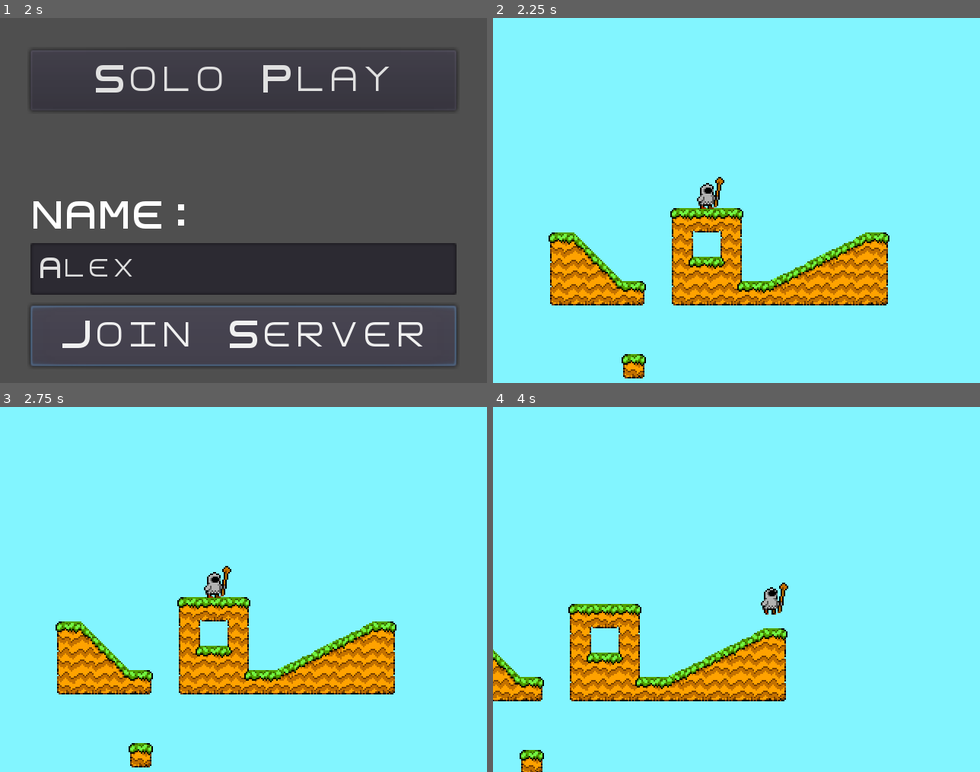
Above: before the commit, frames 1-4 (two rows, left to right).
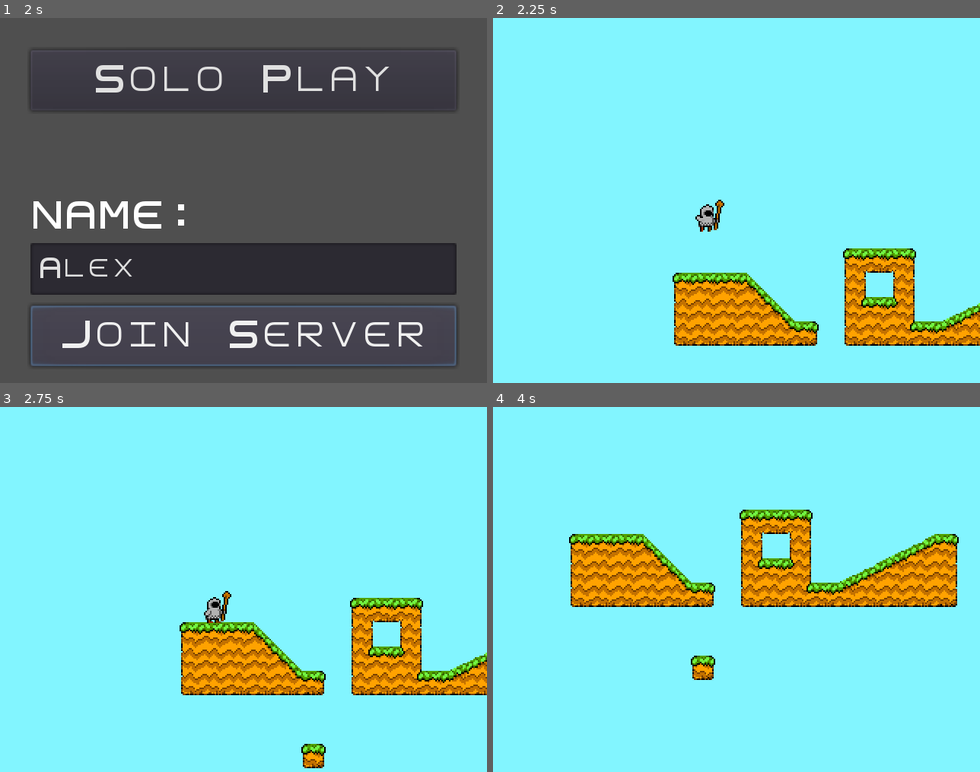
Above: after the commit, the same moments.

Repository: bitspittle/godot-elementalist
Game: Godot game, scene res://EntryPoint.tscn
The game is run twice, just before and just after one commit, with the same random seed, the same clock (stepped at 60 frames per second) and the same inputs.
Inputs (mouse positions are in pixels of both pictures, inside the frame that each line leads up to):
- Up to frame 1 (2 s): click (243, 269) at 0.52 s; type "Alex" at 0.6 s; click "Join Server" at 1.25 s
- Up to frame 2 (2.25 s): click "Solo Play" at 2 s
- Up to frame 3 (2.75 s): no input
- Up to frame 4 (4 s): hold Space (player_jump) 2.78-3.53 s; hold Right (player_right) from 2.78 s (still down); tap Z (player_attack) at 3.6 s; tap Space (player_jump) at 3.77, 3.8 s

Frame 1 is identical in both runs. In frame 2, 16% of the frame differs, in the area x 11-100%, y 43-99%; in frame 3, 13%; in frame 4, 20%, in the area x 0-96%, y 28-100%.

Commit message:
A ton of refactoring so stages are now created by code

Diff:
--- a/network/client/Client.gd
+++ b/network/client/Client.gd
@@ -1,19 +1,27 @@
 extends Node
 
 var _client: WebSocketClient = null
+
+var _stage_scene = preload("res://stages/Stage.tscn")
+var _player_scene = preload("res://player/Player.tscn")
+var _player_controller_local = preload("res://player/PlayerControllerLocal.tscn")
+
+var _stage: Stage = null
 
 func _ready():
 	get_tree().connect("connected_to_server", self, "_connected_success")
 	get_tree().connect("connection_failed", self, "_connected_failure")
 	get_tree().connect("server_disconnected", self, "_server_disconnected")
+	get_tree().connect("network_peer_connected", self, "_player_connected")
+	get_tree().connect("network_peer_disconnected", self, "_player_disconnected")
 
 func connect_to_server(ip: String, port: int) -> void:
-	_client = WebSocketClient.new();
+	_client = WebSocketClient.new()
 
 	var prefix = "ws://"
 	var url = prefix + ip + ":" + str(port)
 	print("Connecting to: ", url, "...")
-	var error = _client.connect_to_url(url, PoolStringArray(), true);
+	var error = _client.connect_to_url(url, PoolStringArray(), true)
 
 	get_tree().set_network_peer(_client)
 
@@ -28,9 +36,31 @@
 
 func _connected_success():
 	print("Connection successful")
+	_stage = _stage_scene.instance()
+
+	var player: Player = _player_scene.instance()
+	var id = get_tree().get_network_unique_id()
+	player.name += id
+	player.set_network_master(id)
+	player.controller
+	_stage.add_child(player)
+	get_parent().add_child(_stage)
 
 func _connected_failure():
 	print("Connection rejected")
 
 func _server_disconnected():
-    print("Server disconnected")
+	print("Server disconnected")
+	self.queue_free()
+
+
+func _peer_connected(id):
+	print("Connected: ", id)
+
+	var players = _stage.players
+	var player: Player = _player_scene.instance()
+	player.name += id
+	players.add_child(player)
+
+func _peer_disconnected(id):
+	print("Disconnected: ", id)
--- a/network/client/MainMenu.gd
+++ b/network/client/MainMenu.gd
@@ -4,7 +4,10 @@
 onready var _name_edit = $NameEdit
 onready var _remote_button = $RemoteButton
 
-onready var _client = $Client
+var _client_scene = preload("res://network/client/Client.tscn")
+var _stage_scene = preload("res://stages/Stage.tscn")
+var _player_scene = preload("res://player/Player.tscn")
+var _local_controller_scene = preload("res://player/PlayerControllerLocal.tscn")
 
 func _ready():
 	_name_edit.text = ""
@@ -20,7 +23,28 @@
 		_remote_button.disabled = false
 
 func _on_SinglePlayerButton_pressed():
-	get_tree().change_scene("res://world/World.tscn")
+	var stage: Stage = _stage_scene.instance()
+	stage.connect("ready", self, "_on_Stage_ready", [stage])
+	get_tree().get_root().add_child(stage)
+
+func _on_Stage_ready(stage):
+	var player: Player = _player_scene.instance()
+	var controller: PlayerController = _local_controller_scene.instance()
+	controller.player = player
+	player.add_child(controller)
+	stage.players.add_child(player)
+
+	self.queue_free()
 
 func _on_MultiplayerButton_pressed():
-	_client.connect_to_server(NetworkGlobals.IPV4, NetworkGlobals.PORT)
+	var ip = CmdLineArgs.get_str_value("--ip")
+	var port = CmdLineArgs.get_int_value("--port")
+
+	if ip == "":
+		ip = NetworkGlobals.IPV4
+	if port == 0:
+		port = NetworkGlobals.PORT
+
+	var client = _client_scene.instance()
+	get_tree().get_root().add_child(client)
+	client.connect_to_server(ip, port)
--- a/network/client/MainMenu.tscn
+++ b/network/client/MainMenu.tscn
@@ -1,9 +1,8 @@
-[gd_scene load_steps=6 format=2]
+[gd_scene load_steps=5 format=2]
 
 [ext_resource path="res://assets/fonts/font_square_medium.tres" type="DynamicFont" id=1]
 [ext_resource path="res://network/client/MainMenu.gd" type="Script" id=2]
 [ext_resource path="res://assets/fonts/font_square_large.tres" type="DynamicFont" id=3]
-[ext_resource path="res://network/client/Client.tscn" type="PackedScene" id=4]
 
 [sub_resource type="Theme" id=1]
 
@@ -80,8 +79,6 @@
 __meta__ = {
 "_edit_use_anchors_": false
 }
-
-[node name="Client" parent="." instance=ExtResource( 4 )]
 [connection signal="pressed" from="LocalButton" to="." method="_on_SinglePlayerButton_pressed"]
 [connection signal="text_changed" from="NameEdit" to="." method="_on_NameEdit_text_changed"]
 [connection signal="pressed" from="RemoteButton" to="." method="_on_MultiplayerButton_pressed"]
--- a/network/server/Server.gd
+++ b/network/server/Server.gd
@@ -2,9 +2,16 @@
 
 var _server: WebSocketServer = null
 var _clients = {}
+var _stage: Stage = null
 
-func _ready():
-	var port = NetworkGlobals.PORT
+var _stage_scene = preload("res://stages/Stage.tscn")
+var _player_scene = preload("res://player/Player.tscn")
+
+func start():
+	var port = CmdLineArgs.get_int_value("--port")
+	if port == 0:
+		port = NetworkGlobals.PORT
+
 	print("Server will listen on port: ", port)
 
 	get_tree().connect("network_peer_connected", self, "_peer_connected")
@@ -22,7 +29,23 @@
 func _peer_connected(id):
 	print("Connected: ", id)
 	_clients[id] = null
+	if _clients.size() == 1:
+		_stage = _stage_scene.instance()
+		get_parent().add_child(_stage)
+
+	var players = _stage.players
+	var player = _player_scene.instance()
+	player.name += id
+	players.add_child(player)
 
 func _peer_disconnected(id):
 	print("Disconnected: ", id)
 	_clients.erase(id)
+
+	for player in _stage.players:
+		if player.name.ends_with(id):
+			player.queue_free()
+
+	if _clients.size() == 0:
+		_stage.queue_free()
+		_stage = null
--- a/player/Player.gd
+++ b/player/Player.gd
@@ -38,9 +38,6 @@
 	_set_spell(Spells.NONE)
 	_anim.play("idle")
 	_tmp_start_pos = position
-
-	# TODO: Let client / server create player and set its controller
-	$PlayerController.player = self
 
 func _process(_delta):
 	if state != next_state:
--- a/player/Player.tscn
+++ b/player/Player.tscn
@@ -1,11 +1,10 @@
-[gd_scene load_steps=21 format=2]
+[gd_scene load_steps=20 format=2]
 
 [ext_resource path="res://assets/images/player.png" type="Texture" id=1]
 [ext_resource path="res://player/Player.gd" type="Script" id=2]
 [ext_resource path="res://effects/TimeEffect.tscn" type="PackedScene" id=3]
 [ext_resource path="res://mana/GemWheel.tscn" type="PackedScene" id=4]
 [ext_resource path="res://assets/shaders/module_range.shader" type="Shader" id=5]
-[ext_resource path="res://player/PlayerControllerLocal.tscn" type="PackedScene" id=6]
 
 [sub_resource type="ShaderMaterial" id=1]
 shader = ExtResource( 5 )
@@ -329,8 +328,6 @@
 collision_layer = 4
 collision_mask = 11
 script = ExtResource( 2 )
-
-[node name="PlayerController" parent="." instance=ExtResource( 6 )]
 
 [node name="Pivot" type="Position2D" parent="."]
 
--- /dev/null
+++ b/player/PlayerControllerRemote.tscn
@@ -0,0 +1,6 @@
+[gd_scene load_steps=2 format=2]
+
+[ext_resource path="res://player/PlayerControllerRemote.gd" type="Script" id=1]
+
+[node name="PlayerControllerRemote" type="Node"]
+script = ExtResource( 1 )
--- a/project.godot
+++ b/project.godot
@@ -48,6 +48,11 @@
 "class": "Spell",
 "language": "GDScript",
 "path": "res://mana/spells/Spell.gd"
+}, {
+"base": "Node2D",
+"class": "Stage",
+"language": "GDScript",
+"path": "res://stages/Stage.gd"
 } ]
 _global_script_class_icons={
 "CmdLineArgs": "",
@@ -57,7 +62,8 @@
 "PlayerController": "",
 "PlayerControllerLocal": "",
 "PlayerControllerRemote": "",
-"Spell": ""
+"Spell": "",
+"Stage": ""
 }
 
 [application]
--- /dev/null
+++ b/stages/Stage.gd
@@ -0,0 +1,5 @@
+extends Node2D
+
+class_name Stage
+
+onready var players = $Players
--- /dev/null
+++ b/stages/Stage.tscn
@@ -0,0 +1,26 @@
+[gd_scene load_steps=4 format=2]
+
+[ext_resource path="res://stages/Stage.gd" type="Script" id=1]
+[ext_resource path="res://assets/tilesets/valley_tileset.tres" type="TileSet" id=2]
+[ext_resource path="res://mana/GemCharge.tscn" type="PackedScene" id=3]
+
+[node name="Stage" type="Node2D"]
+script = ExtResource( 1 )
+
+[node name="Platforms" type="TileMap" parent="."]
+position = Vector2( -0.221619, -0.992371 )
+tile_set = ExtResource( 2 )
+cell_size = Vector2( 16, 16 )
+collision_layer = 2
+collision_mask = 0
+format = 1
+tile_data = PoolIntArray( 393225, 0, 131078, 393226, 0, 196609, 393227, 0, 131079, 458754, 0, 0, 458755, 0, 1, 458756, 0, 1, 458757, 1, 4, 458761, 0, 65539, 458763, 0, 65539, 458767, 1, 2, 458768, 1, 3, 458769, 0, 2, 524290, 0, 65536, 524291, 0, 65537, 524292, 0, 65537, 524293, 1, 65540, 524294, 1, 4, 524297, 0, 196612, 524298, 0, 1, 524299, 0, 196613, 524301, 1, 2, 524302, 1, 3, 524303, 1, 65538, 524304, 0, 65537, 524305, 0, 65538, 589826, 0, 131072, 589827, 0, 131073, 589828, 0, 131073, 589829, 0, 131073, 589830, 1, 6, 589831, 0, 196610, 589833, 0, 131072, 589834, 0, 131073, 589835, 0, 65542, 589836, 0, 196609, 589837, 1, 65539, 589838, 0, 131073, 589839, 0, 131073, 589840, 0, 131073, 589841, 0, 131074, 786439, 0, 196611 )
+
+[node name="Players" type="Node" parent="."]
+
+[node name="UI" type="CanvasLayer" parent="."]
+
+[node name="GemCharge" parent="UI" instance=ExtResource( 3 )]
+visible = false
+position = Vector2( 14.0558, 12.7538 )
+z_index = 20
--- a/world/World.tscn
+++ /dev/null
@@ -1,28 +0,0 @@
-[gd_scene load_steps=4 format=2]
-
-[ext_resource path="res://assets/tilesets/valley_tileset.tres" type="TileSet" id=1]
-[ext_resource path="res://player/Player.tscn" type="PackedScene" id=2]
-[ext_resource path="res://mana/GemCharge.tscn" type="PackedScene" id=3]
-
-[node name="World" type="Node2D"]
-
-[node name="Platforms" type="TileMap" parent="."]
-position = Vector2( -0.221619, -0.992371 )
-tile_set = ExtResource( 1 )
-cell_size = Vector2( 16, 16 )
-collision_layer = 2
-collision_mask = 0
-format = 1
-tile_data = PoolIntArray( 393225, 0, 131078, 393226, 0, 196609, 393227, 0, 131079, 458756, 0, 0, 458757, 1, 4, 458761, 0, 65539, 458763, 0, 65539, 458767, 1, 2, 458768, 1, 3, 458769, 0, 2, 524292, 0, 65536, 524293, 1, 65540, 524294, 1, 4, 524297, 0, 196612, 524298, 0, 1, 524299, 0, 196613, 524301, 1, 2, 524302, 1, 3, 524303, 1, 65538, 524304, 0, 65537, 524305, 0, 65538, 589828, 0, 131072, 589829, 0, 131073, 589830, 1, 6, 589831, 0, 196610, 589833, 0, 131072, 589834, 0, 131073, 589835, 0, 65542, 589836, 0, 196609, 589837, 1, 65539, 589838, 0, 131073, 589839, 0, 131073, 589840, 0, 131073, 589841, 0, 131074, 786439, 0, 196611 )
-
-[node name="Players" type="Node" parent="."]
-
-[node name="Player" parent="Players" instance=ExtResource( 2 )]
-position = Vector2( 167.505, 90.2396 )
-
-[node name="UI" type="CanvasLayer" parent="."]
-
-[node name="GemCharge" parent="UI" instance=ExtResource( 3 )]
-visible = false
-position = Vector2( 14.0558, 12.7538 )
-z_index = 20
